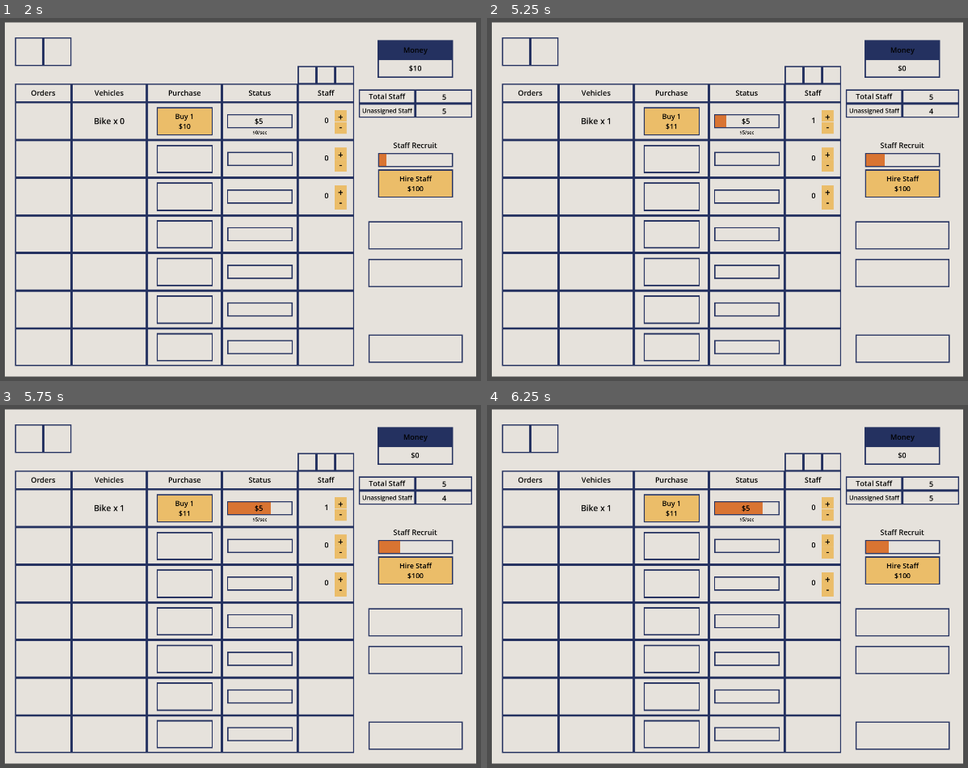
Above: before the commit, frames 1-4 (two rows, left to right).
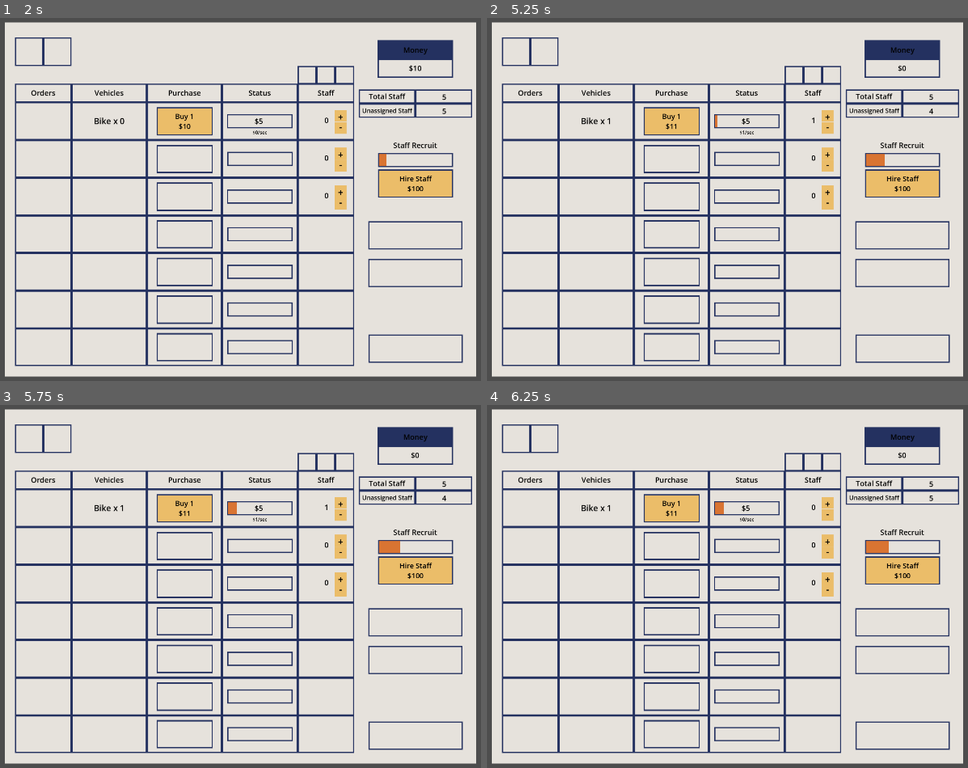
Above: after the commit, the same moments.

Repository: ethan-berkowitz/logistics
Game: Godot game, scene res://scenes/game.tscn
The game is run twice, just before and just after one commit, with the same random seed, the same clock (stepped at 60 frames per second) and the same inputs.
Inputs:
- Up to frame 1 (2 s): click "+" at 0.5 s; click "-" at 1.25 s
- Up to frame 2 (5.25 s): click "Buy 1 $10" at 2 s; click "Buy 1 $11" at 2.75 s; click "Hire Staff $100" at 3.5 s; click "Buy 1 $11" at 4.25 s; click "+" at 5 s
- Up to frame 3 (5.75 s): no input
- Up to frame 4 (6.25 s): click "-" at 5.75 s

Frame 1 is identical in both runs. In frame 2, less than 0.1% of the frame differs, in the area x 47-54%, y 26-33%; in frame 3, 0.2%; in frame 4, 0.3%, in the area x 49-58%, y 26-33%.

Commit message:
fixed perSecond calculator to take into account the staff and changed the starting numbers

Diff:
--- a/scripts/main.gd
+++ b/scripts/main.gd
@@ -40,13 +40,13 @@
 
 func _ready():
 	# price, value, duration
-	bike = Vehicle.new("Bike", 10, 5, 1.0, 0, 0, 0, 0.0, false, bike_label, bike_status_bar, bike_purchase, bike_staff)
+	bike = Vehicle.new("Bike", 10, 5, 5.0, 0, 0, 0, 0.0, false, bike_label, bike_status_bar, bike_purchase, bike_staff)
 	all_vehicles.append(bike)
 
-	van = Vehicle.new("Van", 20, 100, 30.0, 0, 0, 0, 0.0, true, van_label, van_status_bar, van_purchase, van_staff)
+	van = Vehicle.new("Van", 20, 50, 25.0, 0, 0, 0, 0.0, true, van_label, van_status_bar, van_purchase, van_staff)
 	all_vehicles.append(van)
 
-	truck = Vehicle.new("Truck", 50, 300, 40.0, 0, 0, 0, 0.0, true, truck_label, truck_status_bar, truck_purchase, truck_staff)
+	truck = Vehicle.new("Truck", 50, 100, 40.0, 0, 0, 0, 0.0, true, truck_label, truck_status_bar, truck_purchase, truck_staff)
 	all_vehicles.append(truck)
 
 	hire_staff_button.pressed.connect(hire_staff)
@@ -93,6 +93,7 @@
 	if (value > 0 and unassigned_staff > 0) or (value < 0 and vehicle.staff > 0):
 		vehicle.staff += value
 		unassigned_staff -= value
+		vehicle.update_per_second_label()
 		update_staff_text()
 		update_all_vehicle_staff_text()
 
--- a/scripts/vehicle.gd
+++ b/scripts/vehicle.gd
@@ -57,7 +57,7 @@
 func update_per_second_label():
 	var perSec = 0
 	if amount > 0:
-		perSec = value / (duration / amount)
+		perSec = value / (duration / min(amount, staff))
 	status_bar.update_per_second_label("$" + str(perSec) + "/sec")
 
 func update_disabled(state: bool):
